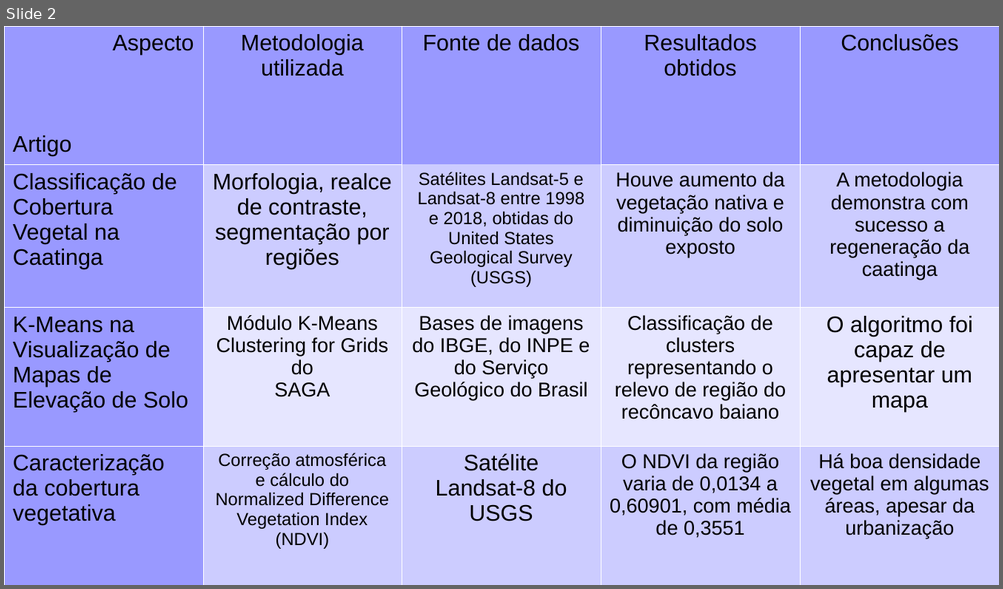
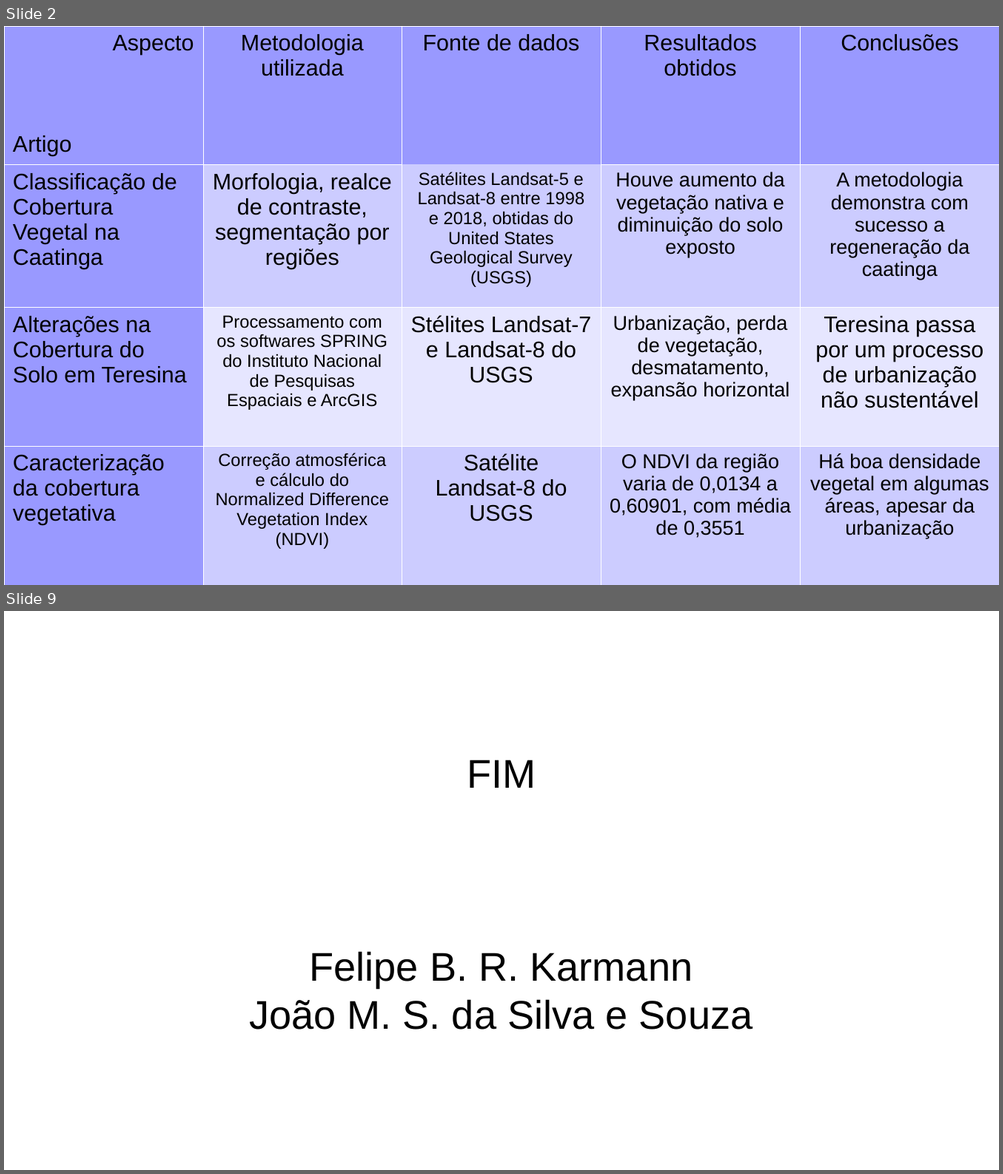
Before and after one commit to joao-martinho/disciplina_PI_2025-1, a slide deck: Trabalho final/seminario.odp. Shown one above the other, each under a label of ours: slide 2 before the commit, slides 2 and 9 after it; the slides between them are not shown. The pictures are 1003x589 and 1003x1174 pixels, drawn with LibreOffice and Linux fonts; fonts in the diff are those of the drawing. Boxes give left, top, right and bottom in pixels: in the first picture for what was removed or moved away, otherwise in the second. Text is boxed around its words. In the diff, an @@ line names an element or a change of style, - is before the commit and + after.

```diff
--- a/Trabalho final/seminario.odp
+++ b/Trabalho final/seminario.odp
@@ slide 9 added at [4, 611, 999, 1170], background #FFFFFF @@
@@ subtitle added at [249, 760, 753, 1030], 32 pt, text #000000 @@
+FIM
+Felipe B. R. Karmann
+João M. S. da Silva e Souza
@@ slide 2 changed as well @@
@@ table at [4, 26, 999, 585] @@
-row 3: K-Means na Visualização de Mapas de Elevação de Solo | Módulo K-Means Clustering for Grids do / SAGA | Bases de imagens do IBGE, do INPE e do Serviço Geológico do Brasil | Classificação de clusters representando o relevo de região do recôncavo baiano | O algoritmo foi capaz de apresentar um mapa
+row 3: Alterações na Cobertura do Solo em Teresina | Processamento com os softwares SPRING do Instituto Nacional de Pesquisas Espaciais e ArcGIS | Stélites Landsat-7 e Landsat-8 do USGS | Urbanização, perda de vegetação, desmatamento, expansão horizontal | Teresina passa por um processo de urbanização não sustentável
```
Also in this commit, not shown: 1 other slide changed, 6 other slides added, 4 slides removed, 7 other files.
